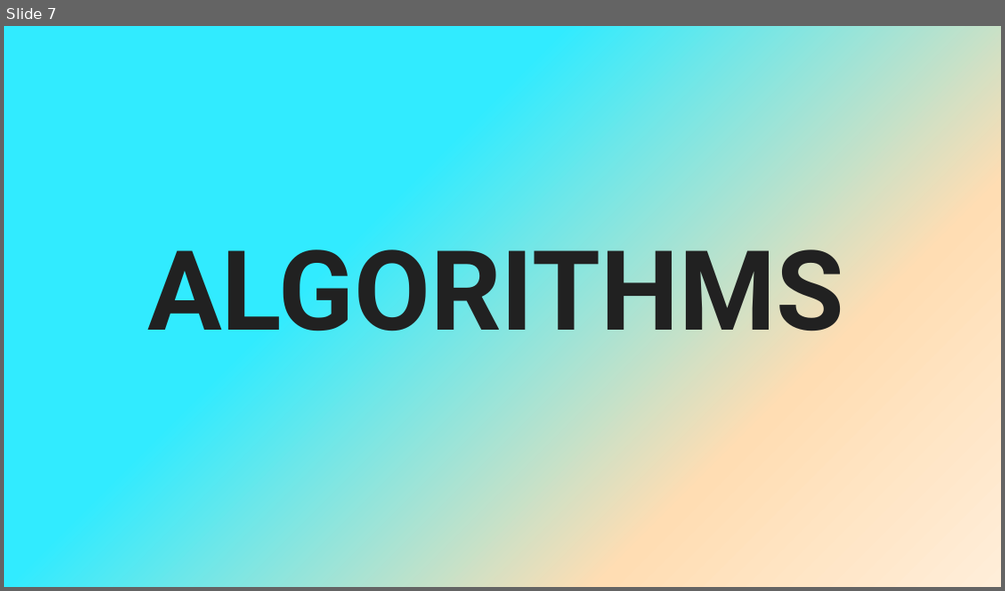
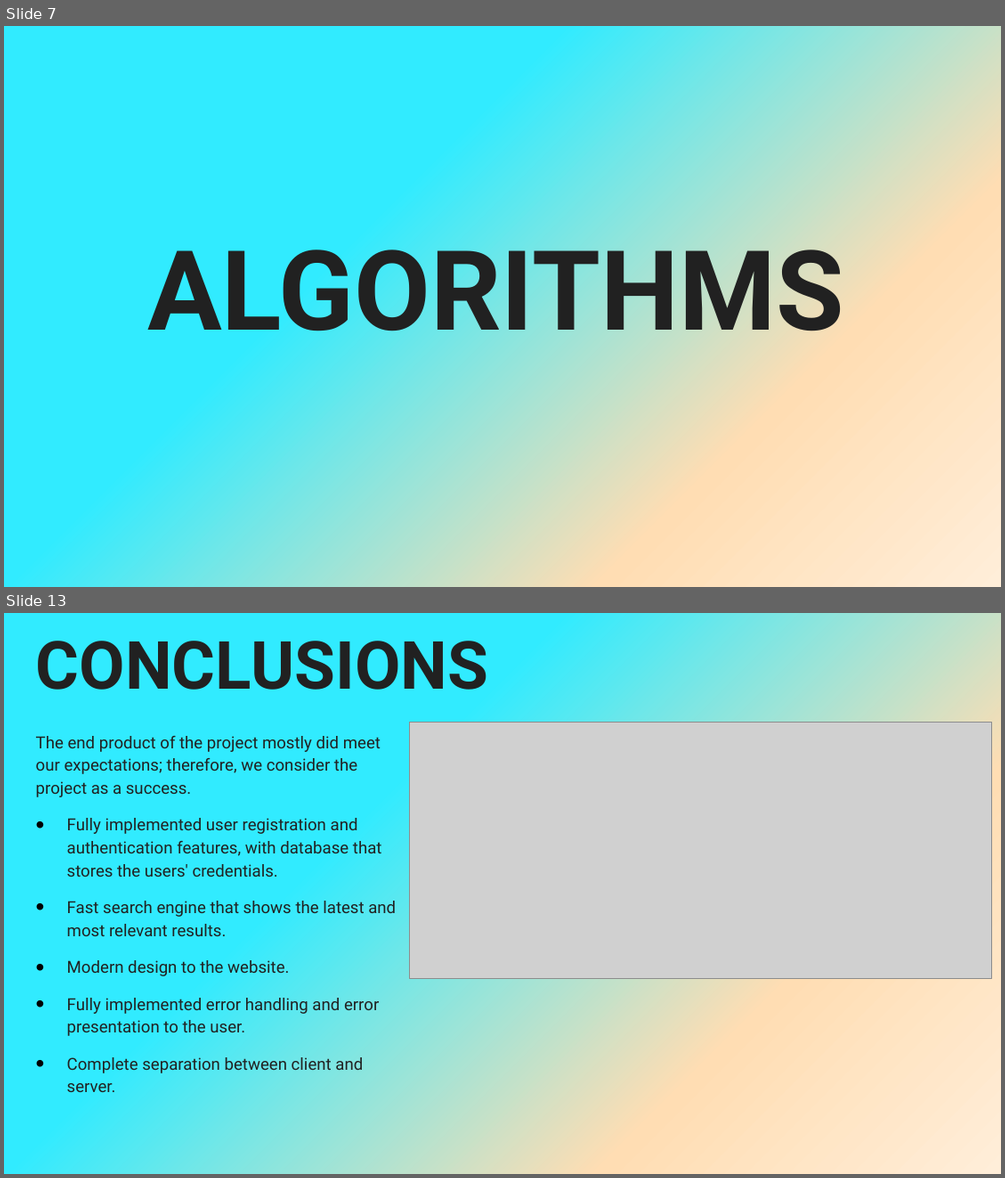
Before and after one commit to NivAm12/NegativeCyberNews, a slide deck: NCN Presntation.pptx. Shown one above the other, each under a label of ours: slide 7 before the commit, slides 7 and 13 after it; the slides between them are not shown. The pictures are 1005x591 and 1005x1178 pixels, drawn with LibreOffice and Linux fonts; fonts in the diff are those of the drawing; grey boxes stand for pictures. Boxes give left, top, right and bottom in pixels: in the first picture for what was removed or moved away, otherwise in the second. Text is boxed around its words. In the diff, an @@ line names an element or a change of style, - is before the commit and + after.

```diff
--- a/NCN Presntation.pptx
+++ b/NCN Presntation.pptx
@@ slide 13 added at <box>4,613,1001,1174</box>, background gradient #31EBFF to #FFDDB3 to #FFEED9 @@
@@ title added at <box>36,641,488,690</box>, 48 pt, text #212121, bold @@
+CONCLUSIONS
@@ text added at <box>36,736,396,1036</box>, 12 pt, text #212121 @@
+The end product of the project mostly did meet our expectations; therefore, we consider the project as a success.
+• Fully implemented user registration and authentication features, with database that stores the users' credentials.
+• Fast search engine that shows the latest and most relevant results.
+• Modern design to the website.
+• Fully implemented error handling and error presentation to the user.
+• Complete separation between client and server.
@@ picture added at <box>410,722,992,979</box> @@
```
Also in this commit, not shown: 10 slides changed, 1 other slide added.
